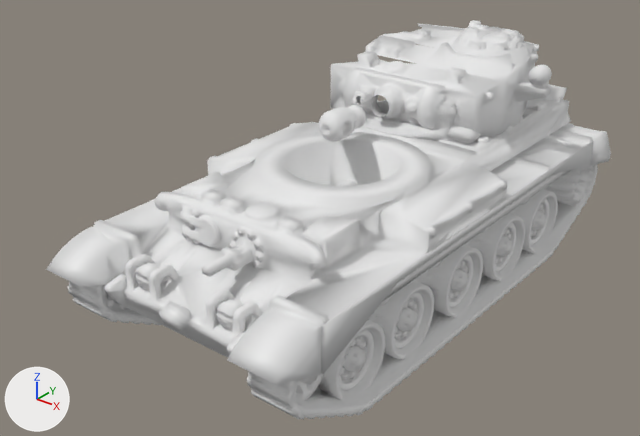
What one commit did to the glTF model public/models/tanks/community/recovered/comet.glb.
Rendered twice from a 50 mm camera at (67.0, -108.4, 52.3) aimed at (13.5, -41.4, 10.8). The axes (+X, +Y, +Z) are drawn at lower left. The lights are the same throughout. The first picture is the older version. Where no turn or scale is listed for an object, it has been applied to the vertices.

The first picture shows 'HullMesh', 'PrintSpares', 'TurretMesh'.
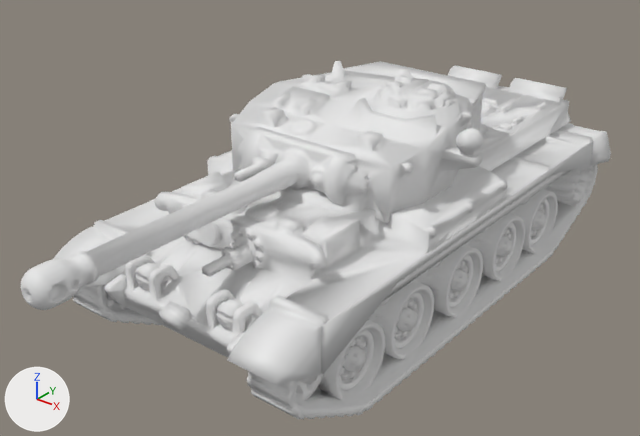
ob_turret is not drawn itself; it is the parent of ob_turretmesh.

Edits to the bpy script that builds the scene:
```text
Add me_turretmesh_1:
    me_turretmesh_1.from_pydata(...)  # 8286 vertices, 16568 faces; spans x 3.0..29.7, y -77.6..-20.9, z 7.5..25.4
    me_turretmesh_1.materials.append(mat_recoveredpaint)  # white #e7e7e7
Remove ob_printspares:
    ob_printspares = bpy.data.objects.new('PrintSpares', me_printspares)
    ob_printspares.location = (0.0, 0.0, 0.0)
Change ob_turret:
    ob_turret.location: (14.6, -17.5, 16.4) -> (14.6, -39.0, 15.5)
Change ob_turretmesh:
    remove ob_turretmesh.parent = ob_turret
    ob_turretmesh: bpy.data.objects.new('TurretMesh', me_turretmesh) -> bpy.data.objects.new('TurretMesh', None)
    ob_turretmesh.location: (-14.6, 17.5, -16.4) -> (0.0, 0.0, 0.0)
Add ob_turretmesh_001:
    ob_turretmesh_001 = bpy.data.objects.new('TurretMesh.001', me_turretmesh_1)
    ob_turretmesh_001.location = (0.0, 0.0, 0.0)
```

What differs and where, as boxes (x1, y1, x2, y2) in the pictures (640 x 436 px):
'TurretMesh.001', added: after (21, 61, 486, 310)
'TurretMesh', no longer drawn: before (318, 20, 552, 142)
'PrintSpares', deleted (mostly hidden): before (335, 98, 378, 186)
